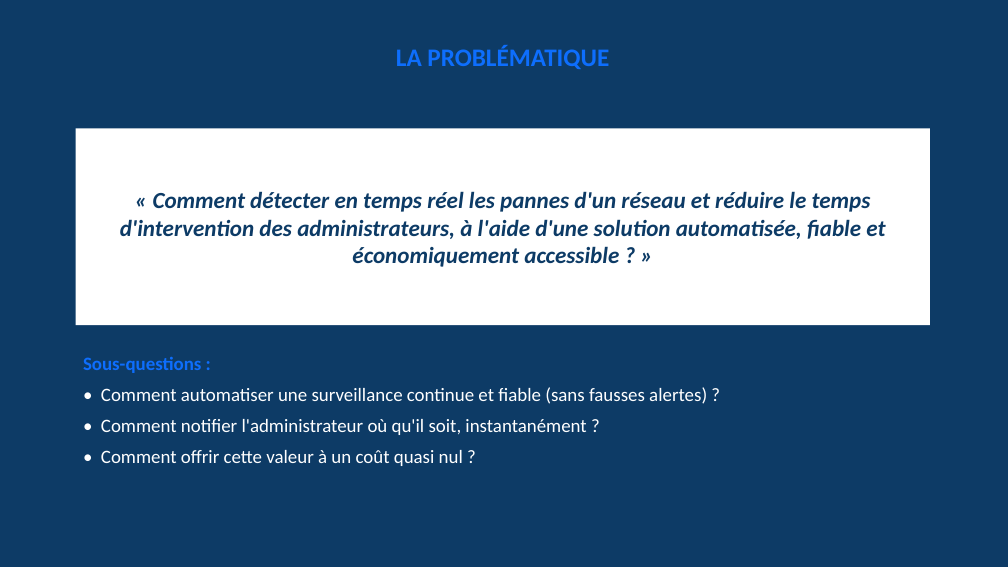
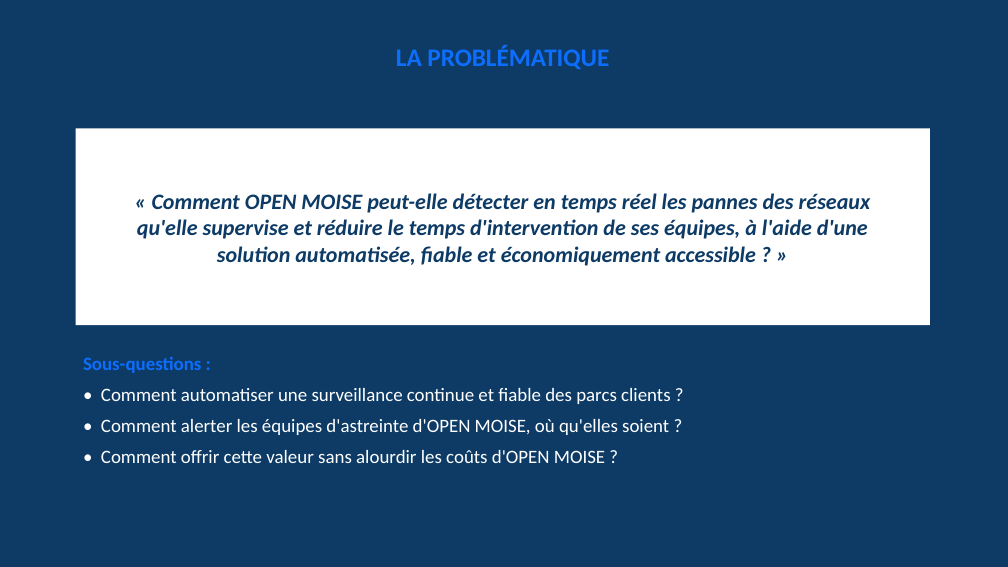
Before and after one commit to esperanceykouassi-bit/Supervision-reseau, a slide deck: slide 6 of soutenance/presentation-projet.pptx. Drawn at 1008x567 pixels with LibreOffice and Linux fonts; fonts in the diff are those of the drawing. Boxes give left, top, right and bottom in pixels: in the first picture for what was removed or moved away, otherwise in the second. Text is boxed around its words. In the diff, an @@ line names an element or a change of style, - is before the commit and + after.

```diff
--- a/soutenance/presentation-projet.pptx
+++ b/soutenance/presentation-projet.pptx
@@ text in rectangle at (137,193,870,266): text changed; size 22 to 21 pt @@
-« Comment détecter en temps réel les pannes d'un réseau et réduire le temps d'intervention des administrateurs, à l'aide d'une solution automatisée, fiable et économiquement accessible ? »
+« Comment OPEN MOISE peut-elle détecter en temps réel les pannes des réseaux qu'elle supervise et réduire le temps d'intervention de ses équipes, à l'aide d'une solution automatisée, fiable et économiquement accessible ? »
@@ text at (101,388,671,463): text changed @@
-• Comment automatiser une surveillance continue et fiable (sans fausses alertes) ?
-• Comment notifier l'administrateur où qu'il soit, instantanément ?
-• Comment offrir cette valeur à un coût quasi nul ?
+• Comment automatiser une surveillance continue et fiable des parcs clients ?
+• Comment alerter les équipes d'astreinte d'OPEN MOISE, où qu'elles soient ?
+• Comment offrir cette valeur sans alourdir les coûts d'OPEN MOISE ?
```
Also in this commit, not shown: 15 other slides changed, 1 slide added, 1 slide removed, 2 other files.
